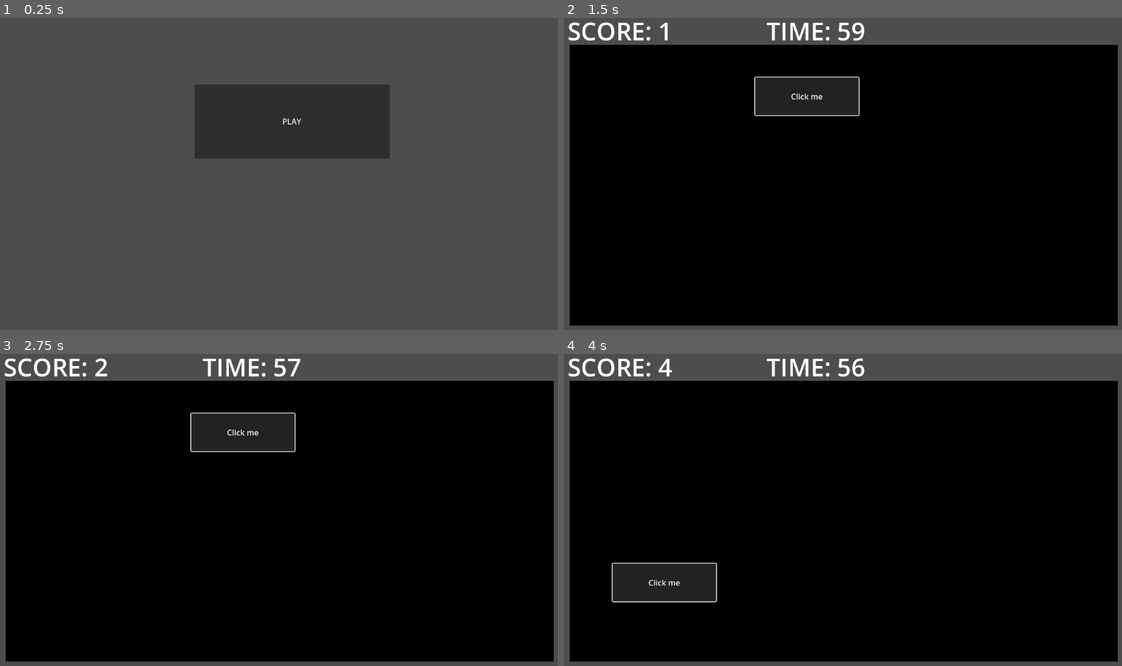
Above: before the commit, frames 1-4 (two rows, left to right).
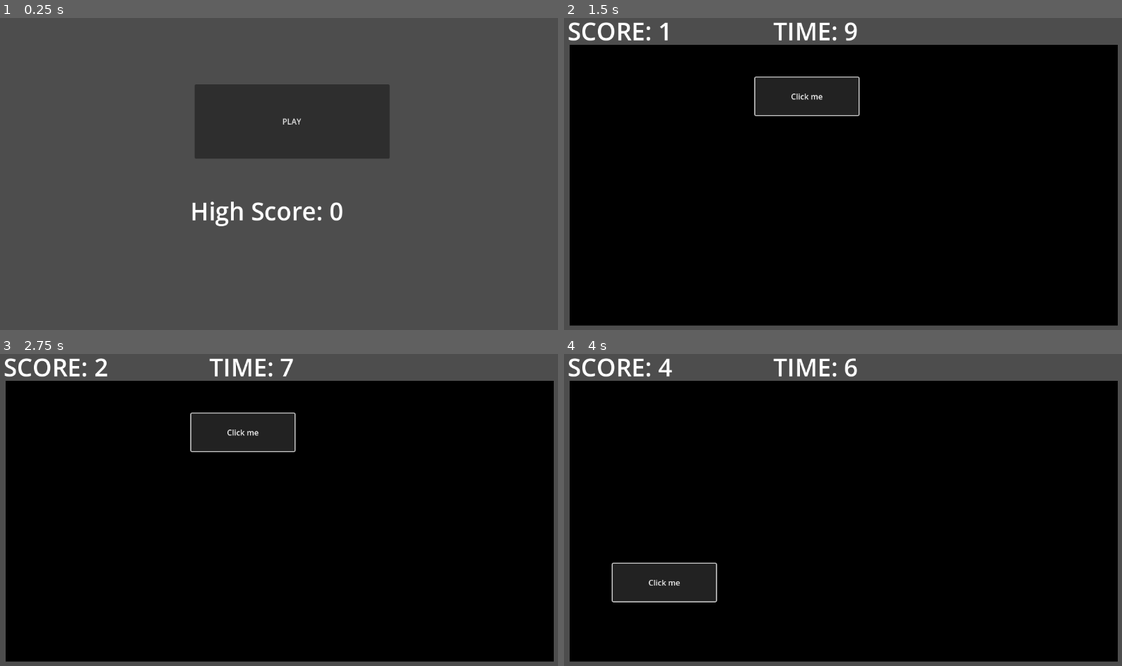
Above: after the commit, the same moments.

Repository: CD1FOX/ClickTheButtonGame
Game: Godot game, scene res://start_screen.tscn
Same seed, same stepped clock (60 frames per second), same inputs: the game is played once before the commit and once after it.
Inputs:
- Up to frame 1 (0.25 s): no input
- Up to frame 2 (1.5 s): click "PLAY" at 0.5 s; click "Click me" at 1.25 s
- Up to frame 3 (2.75 s): click "Click me" at 2 s
- Up to frame 4 (4 s): click "Click me" at 2.75 s; tap Enter at 3.5 s

The runs differ from the first frame. In frame 1, 0.6% of the frame differs, in the area x 34-62%, y 58-67%; in frame 2, 0.5%; in frame 3, 0.5%; in frame 4, 0.5%.

Commit message:
Update
Added:
- Save High Score

Diff:
--- /dev/null
+++ b/global.gd
@@ -0,0 +1,19 @@
+extends Node2D
+
+var high_score = 0
+var savePath = "user://high_score.save"
+
+func save_high_score():
+	var file = FileAccess.open(savePath, FileAccess.WRITE)
+	if file != null:
+		print("Saving score:", high_score)
+		file.store_var(high_score)
+		file.close()
+	else:
+		push_error("Failed to open file for writing.")
+
+func load_high_score():
+	if FileAccess.file_exists(savePath):
+		var file = FileAccess.open(savePath, FileAccess.READ)
+		high_score = file.get_var()
+		file.close()
--- /dev/null
+++ b/global.tscn
@@ -0,0 +1,6 @@
+[gd_scene load_steps=2 format=3 uid="uid://b82yudx7kxb46"]
+
+[ext_resource type="Script" uid="uid://bd568lcwwvklt" path="res://global.gd" id="1_6q3x5"]
+
+[node name="Global" type="Node2D"]
+script = ExtResource("1_6q3x5")
--- a/main.gd
+++ b/main.gd
@@ -47,4 +47,7 @@
 	RandomLocations()
 
 func _on_time_left_timer_timeout() -> void:
-	get_tree().quit()
+	if clickCount > Global.high_score:
+		Global.high_score = clickCount
+		Global.save_high_score()
+	get_tree().change_scene_to_file("res://end_screen.tscn")
--- a/main.tscn
+++ b/main.tscn
@@ -1,7 +1,6 @@
-[gd_scene load_steps=3 format=3 uid="uid://bkno4rn1e78d2"]
+[gd_scene load_steps=2 format=3 uid="uid://bkno4rn1e78d2"]
 
 [ext_resource type="Script" uid="uid://ckqmbtus0thuu" path="res://main.gd" id="1_ig7tw"]
-[ext_resource type="AudioStream" uid="uid://cifnwthab8b77" path="res://Audio/Minecraft Menu Button Sound Effect ｜ Sounffex.wav" id="2_0xm2m"]
 
 [node name="Main" type="Node2D"]
 script = ExtResource("1_ig7tw")
@@ -46,11 +45,7 @@
 text = "Click me"
 
 [node name="TimeLeftTimer" type="Timer" parent="."]
-wait_time = 60.0
-
-[node name="ClickSound" type="AudioStreamPlayer2D" parent="."]
-stream = ExtResource("2_0xm2m")
-volume_db = 24.0
+wait_time = 10.0
 
 [connection signal="timeout" from="RepositionTimer" to="." method="_on_timer_timeout"]
 [connection signal="pressed" from="Button" to="." method="_on_button_pressed"]
--- a/project.godot
+++ b/project.godot
@@ -14,3 +14,7 @@
 run/main_scene="uid://bgxp4hlwyu8nq"
 config/features=PackedStringArray("4.4", "Forward Plus")
 config/icon="res://icon.svg"
+
+[autoload]
+
+Global="*res://global.gd"
--- a/start_screen.gd
+++ b/start_screen.gd
@@ -1,5 +1,8 @@
 extends Node2D
 
+func _ready() -> void:
+	Global.load_high_score()
+	$HighScoreLabel.text = "High Score: " + str(Global.high_score)
 
 func _on_play_pressed() -> void:
 	get_tree().change_scene_to_file("res://main.tscn")
--- a/start_screen.tscn
+++ b/start_screen.tscn
@@ -12,4 +12,18 @@
 offset_bottom = 292.0
 text = "PLAY"
 
+[node name="HighScoreLabel" type="Label" parent="."]
+anchors_preset = 15
+anchor_right = 1.0
+anchor_bottom = 1.0
+offset_left = 411.0
+offset_top = 364.0
+offset_right = 695.0
+offset_bottom = 433.0
+grow_horizontal = 2
+grow_vertical = 2
+size_flags_vertical = 1
+theme_override_font_sizes/font_size = 50
+text = "High Score: "
+
 [connection signal="pressed" from="Play" to="." method="_on_play_pressed"]
Not shown, added: global.gd.uid
